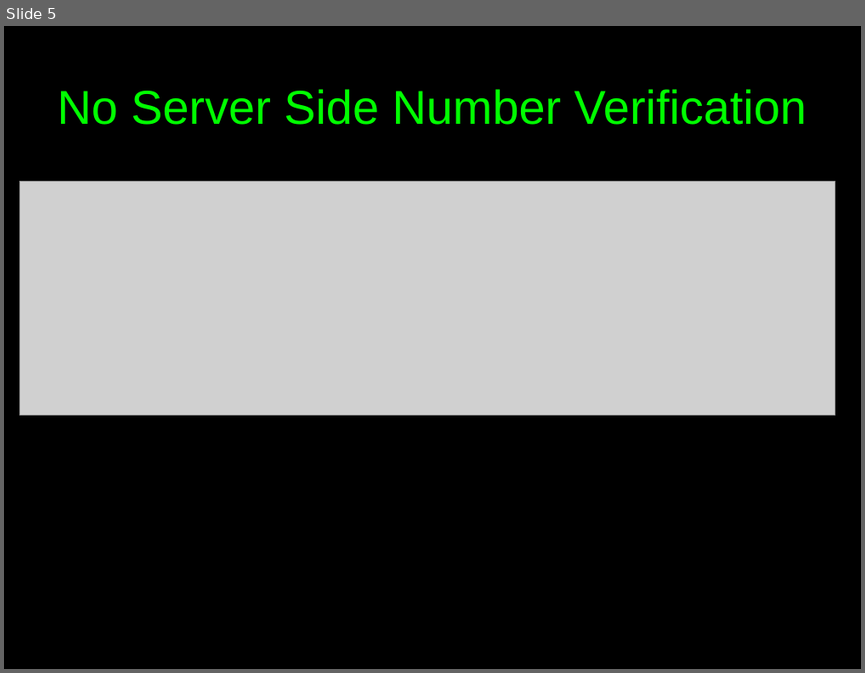
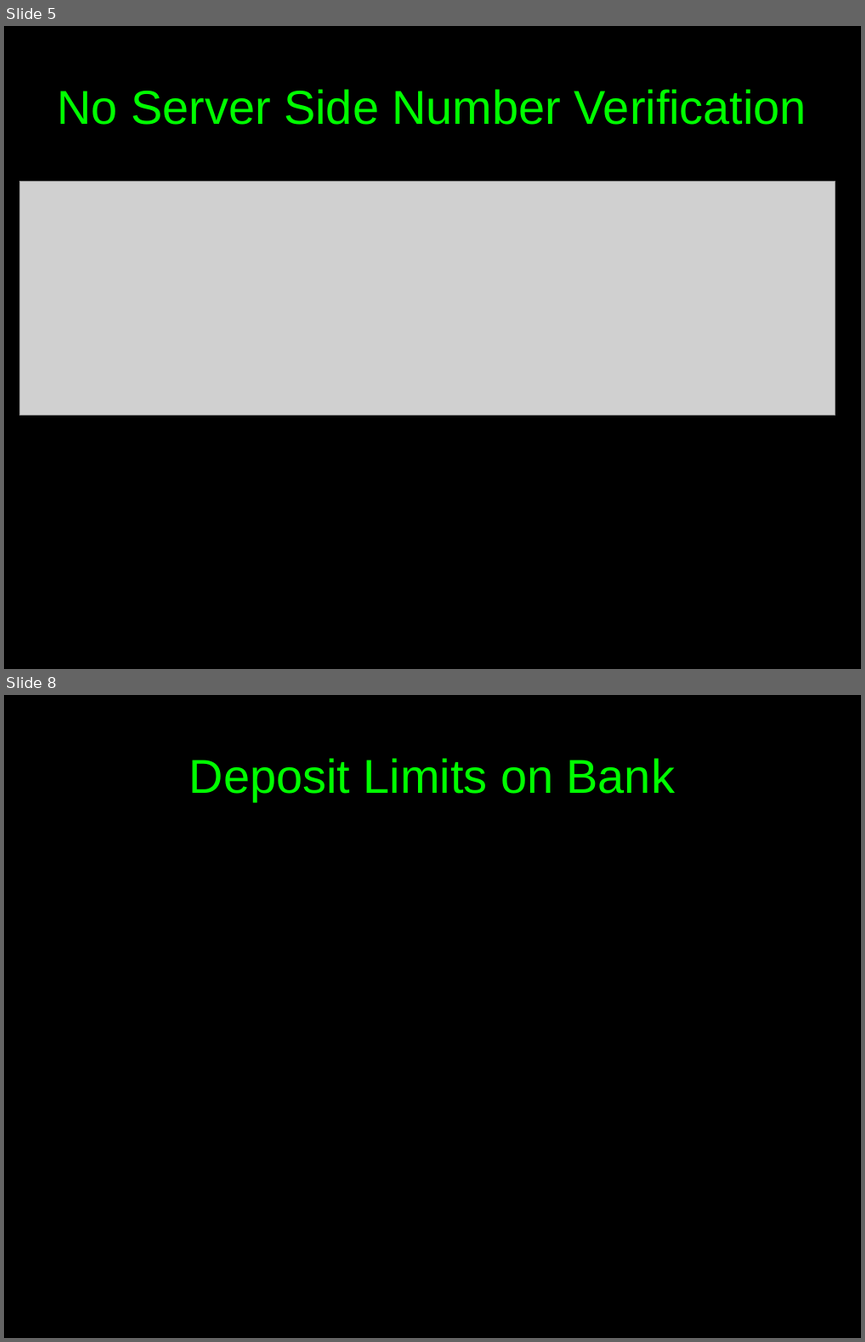
Before and after one commit to c00w/Crypto-Final-Project, a slide deck: Attack Presentation.odp. Shown one above the other, each under a label of ours: slide 5 before the commit, slides 5 and 8 after it; the slides between them are not shown. The pictures are 865x673 and 865x1342 pixels, drawn with LibreOffice and Linux fonts; fonts in the diff are those of the drawing; grey boxes stand for pictures. Boxes give left, top, right and bottom in pixels: in the first picture for what was removed or moved away, otherwise in the second. Text is boxed around its words. In the diff, an @@ line names an element or a change of style, - is before the commit and + after.

```diff
--- a/Attack Presentation.odp
+++ b/Attack Presentation.odp
@@ slide 8 added at <box>4,695,861,1338</box>, background #000000 @@
@@ title added at <box>189,758,675,801</box>, 44 pt, text #00FF00 @@
+Deposit Limits on Bank
```
Also in this commit, not shown: 2 other slides added, 1 slide removed.
